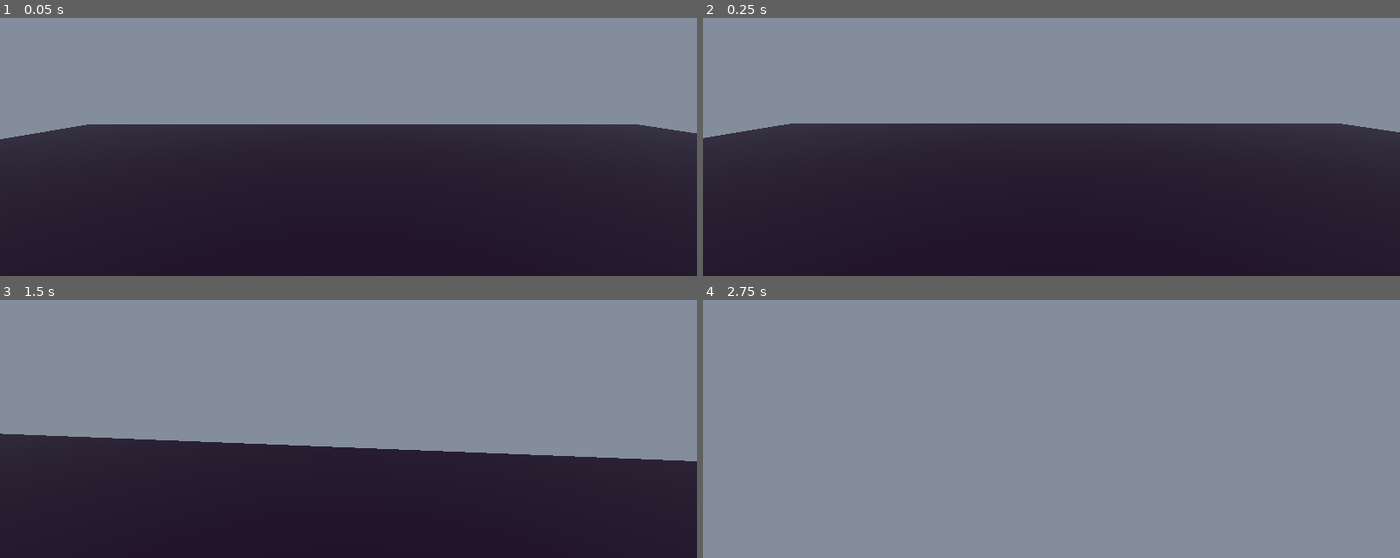
Above: before the commit, frames 1-4 (two rows, left to right).
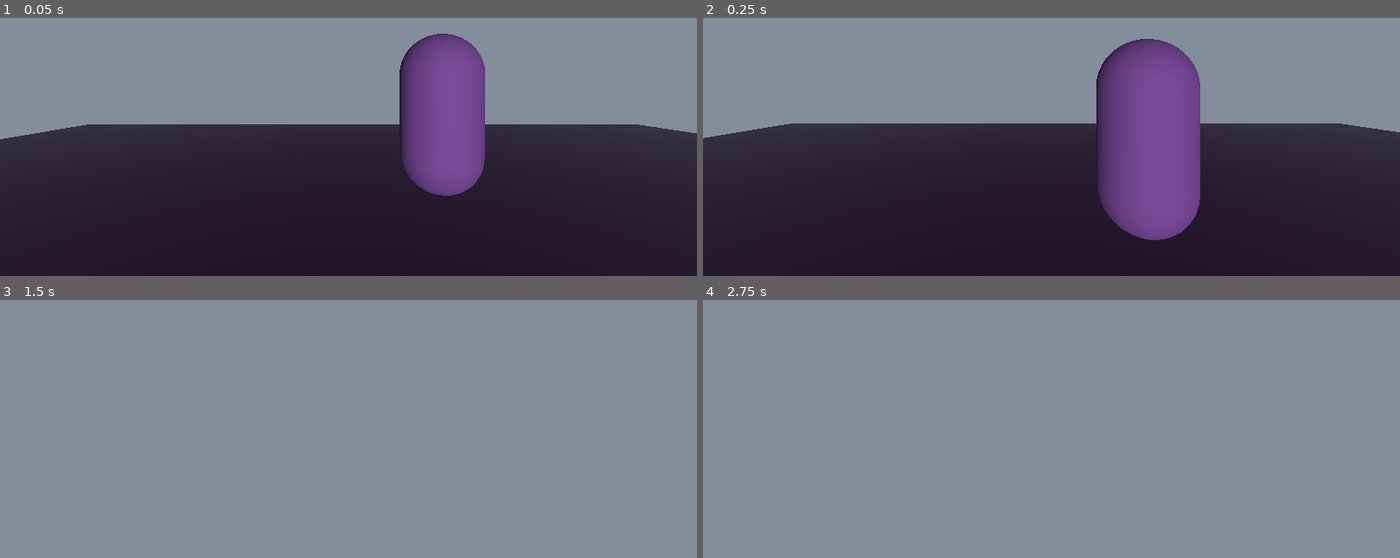
Above: after the commit, the same moments.

Repository: PawlakAidan/GodotProj1
Game: Godot game, scene res://Scenes/environment1.tscn
Same seed, same stepped clock (60 frames per second), same inputs: the game is played once before the commit and once after it. Before the commit the project starts from res://Scenes/node_3d.tscn.
Inputs (mouse positions are in pixels of both pictures, inside the frame that each line leads up to):
- Up to frame 1 (0.05 s): no input
- Up to frame 2 (0.25 s): no input
- Up to frame 3 (1.5 s): tap Enter (ui_accept) at 0.5, 0.77 s; move the mouse to (383, 361) at 0.52 s; hold Up (ui_up) from 0.53 s (still down); move the mouse to (313, 364) at 1.27 s
- Up to frame 4 (2.75 s): keep holding Up (ui_up); tap Enter (ui_accept) at 1.52 s; move the mouse to (1065, 354) at 2.02 s

The runs differ from the first frame. In frame 1, 6.8% of the frame differs, in the area x 57-70%, y 6-69%; in frame 2, 10%; in frame 3, 43%, in the area x 0-100%, y 51-100%; in frame 4, nothing differs.

Commit message:
Created Cultist enemy with basic following

Diff:
--- /dev/null
+++ b/Entities/Enemies/Cultist/cultist.gd
@@ -0,0 +1,22 @@
+extends CharacterBody3D
+
+@export var speed = 3.0
+@onready var player = get_tree().get_first_node_in_group("Player")
+
+func _physics_process(_delta):
+	if player:
+		# 1. Point at the player
+		look_at(player.global_position)
+
+		# 2. Calculate direction
+		var direction = (player.global_position - global_position).normalized()
+
+		# 3. Move on the X and Z axes (don't fly!)
+		velocity.x = direction.x * speed
+		velocity.z = direction.z * speed
+
+	# Handle gravity (standard for CharacterBody3D)
+	if not is_on_floor():
+		velocity.y -= 9.8 * _delta
+
+	move_and_slide()
--- /dev/null
+++ b/Entities/Enemies/Cultist/cultist.tscn
@@ -0,0 +1,16 @@
+[gd_scene load_steps=4 format=3 uid="uid://c2ivsohao5ck6"]
+
+[ext_resource type="Script" uid="uid://fh3r2mey6oi6" path="res://Entities/Enemies/Cultist/cultist.gd" id="1_jg6gy"]
+
+[sub_resource type="CapsuleMesh" id="CapsuleMesh_buax4"]
+
+[sub_resource type="CapsuleShape3D" id="CapsuleShape3D_gv0pp"]
+
+[node name="Cultist" type="CharacterBody3D"]
+script = ExtResource("1_jg6gy")
+
+[node name="MeshInstance3D" type="MeshInstance3D" parent="."]
+mesh = SubResource("CapsuleMesh_buax4")
+
+[node name="CollisionShape3D" type="CollisionShape3D" parent="."]
+shape = SubResource("CapsuleShape3D_gv0pp")
--- a/Entities/Player/player.tscn
+++ b/Entities/Player/player.tscn
@@ -6,7 +6,7 @@
 
 [sub_resource type="CapsuleShape3D" id="CapsuleShape3D_4flbx"]
 
-[node name="Player" type="CharacterBody3D"]
+[node name="Player" type="CharacterBody3D" groups=["Player"]]
 script = ExtResource("1_4flbx")
 
 [node name="MeshInstance3D" type="MeshInstance3D" parent="."]
--- a/Scenes/node_3d.tscn
+++ b/Scenes/environment1.tscn
@@ -1,6 +1,7 @@
-[gd_scene load_steps=5 format=3 uid="uid://k8xtkmqvhhlb"]
+[gd_scene load_steps=6 format=3 uid="uid://k8xtkmqvhhlb"]
 
-[ext_resource type="PackedScene" uid="uid://bjwni7uj1yfvh" path="res://Entities/Player/player.tscn" id="1_7q7q3"]
+[ext_resource type="PackedScene" uid="uid://bjwni7uj1yfvh" path="res://Entities/Player/player.tscn" id="1_ryjrx"]
+[ext_resource type="PackedScene" uid="uid://c2ivsohao5ck6" path="res://Entities/Enemies/Cultist/cultist.tscn" id="2_ccn0c"]
 
 [sub_resource type="BoxShape3D" id="BoxShape3D_noarx"]
 
@@ -13,7 +14,7 @@
 volumetric_fog_enabled = true
 volumetric_fog_albedo = Color(0.16200075, 7.159449e-05, 0.20285338, 1)
 
-[node name="Node3D" type="Node3D"]
+[node name="Environment1" type="Node3D"]
 
 [node name="Floor" type="StaticBody3D" parent="."]
 transform = Transform3D(20, 0, 0, 0, 1, 0, 0, 0, 20, 0, 0, 0)
@@ -31,5 +32,8 @@
 transform = Transform3D(1, 0, 0, 0, 1, 0, 0, 0, 1, 0, 20.412521, -4.368183)
 light_color = Color(0.78996027, 0.4959967, 1, 1)
 
-[node name="Player" parent="." instance=ExtResource("1_7q7q3")]
+[node name="Player" parent="." instance=ExtResource("1_ryjrx")]
 transform = Transform3D(1, 0, 0, 0, 1, 0, 0, 0, 1, -0.5298381, 1.5402986, -0.35717726)
+
+[node name="Cultist" parent="." instance=ExtResource("2_ccn0c")]
+transform = Transform3D(1, 0, 0, 0, 1, 0, 0, 0, 1, 0.6849117, 1.702217, -4.0592556)
Not shown, added: Entities/Enemies/Cultist/cultist.gd.uid
